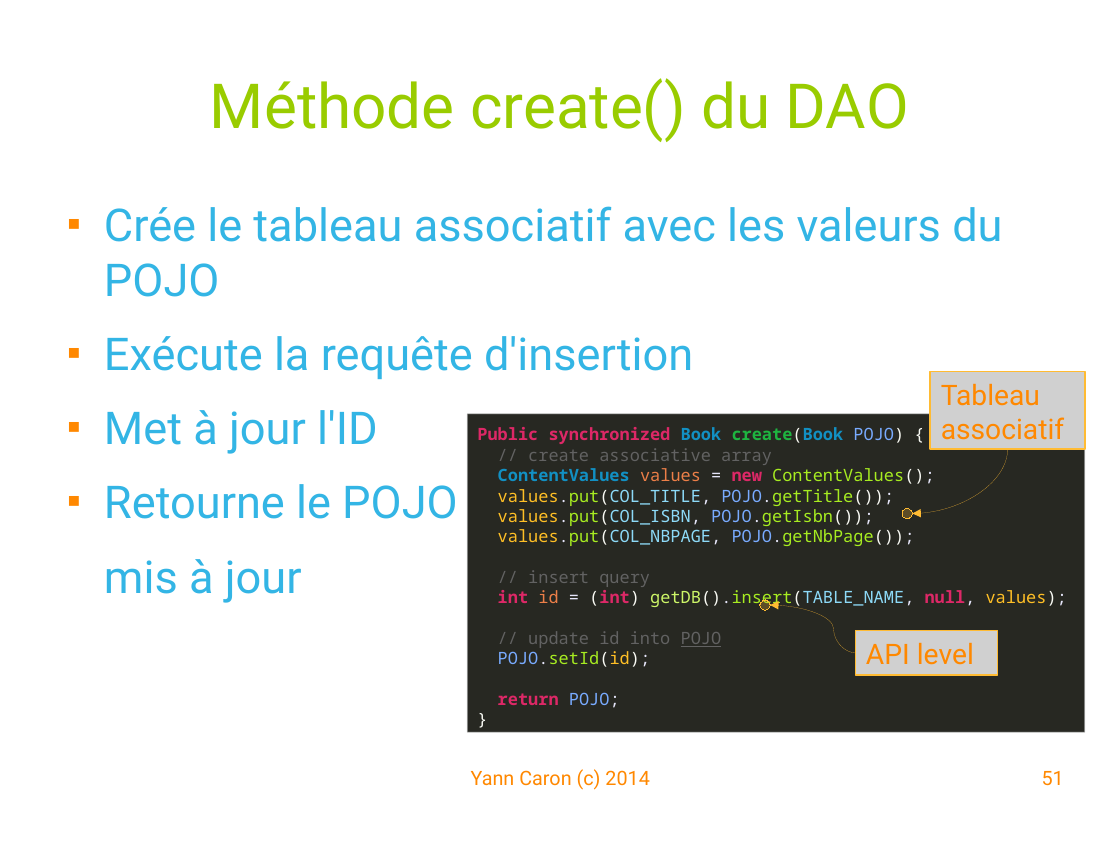
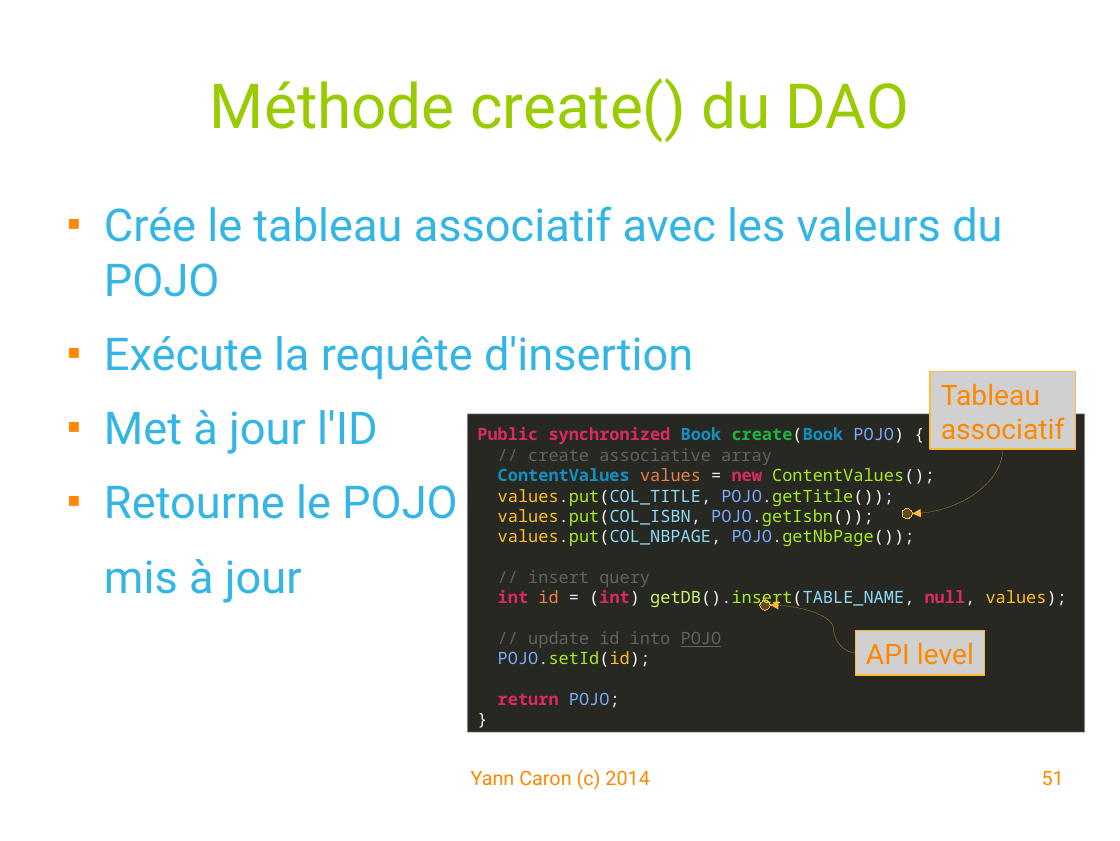
Before and after one commit to YannCaron/Android-ENSG, a slide deck: slide 51 of 04 - Databases.odp. Drawn at 1120x841 pixels with LibreOffice and Linux fonts; fonts in the diff are those of the drawing; grey boxes stand for pictures; background and template pictures are left out. Boxes give left, top, right and bottom in pixels: in the first picture for what was removed or moved away, otherwise in the second. Text is boxed around its words. In the diff, an @@ line names an element or a change of style, - is before the commit and + after.

```diff
--- a/04 - Databases.odp
+++ b/04 - Databases.odp
@@ picture "Tableau": place and size @@
-picture "Tableau" at (930,371,1084,449)
+picture "Tableau" at (930,371,1075,449)
@@ curved arrow moved from (1007, 449) - (913, 513) to (1003, 449) - (913, 513) @@
@@ picture "API level": place and size @@
-picture "API level" at (856,630,998,675)
+picture "API level" at (856,630,985,675)
```
Also in this commit, not shown: 13 other slides changed, 7 other files.
